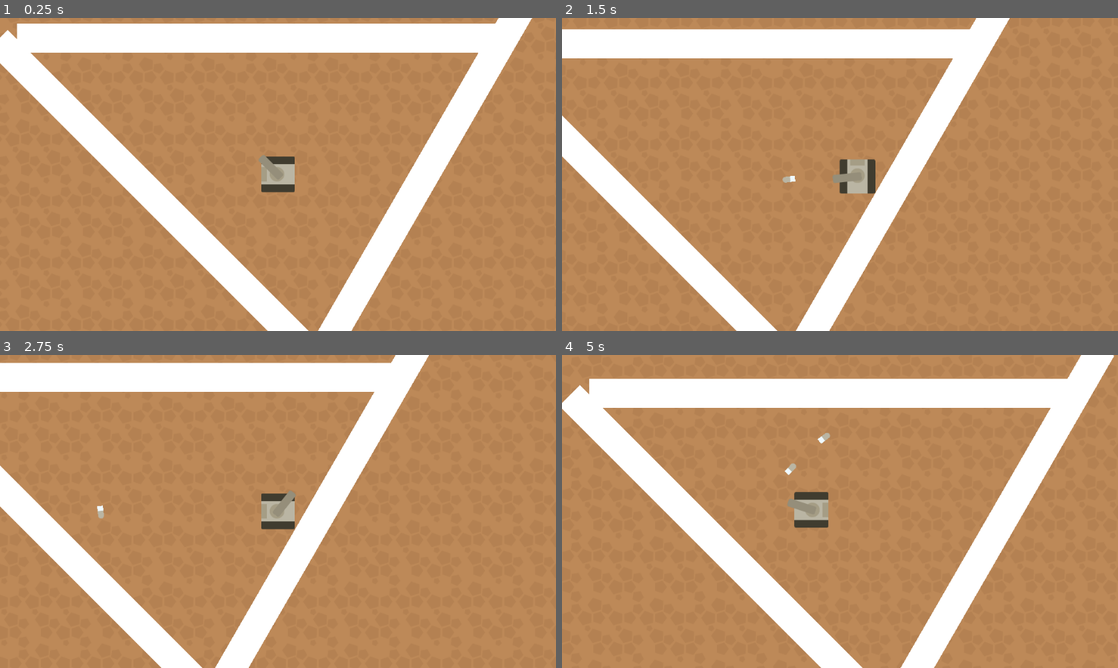
Above: before the commit, frames 1-4 (two rows, left to right).
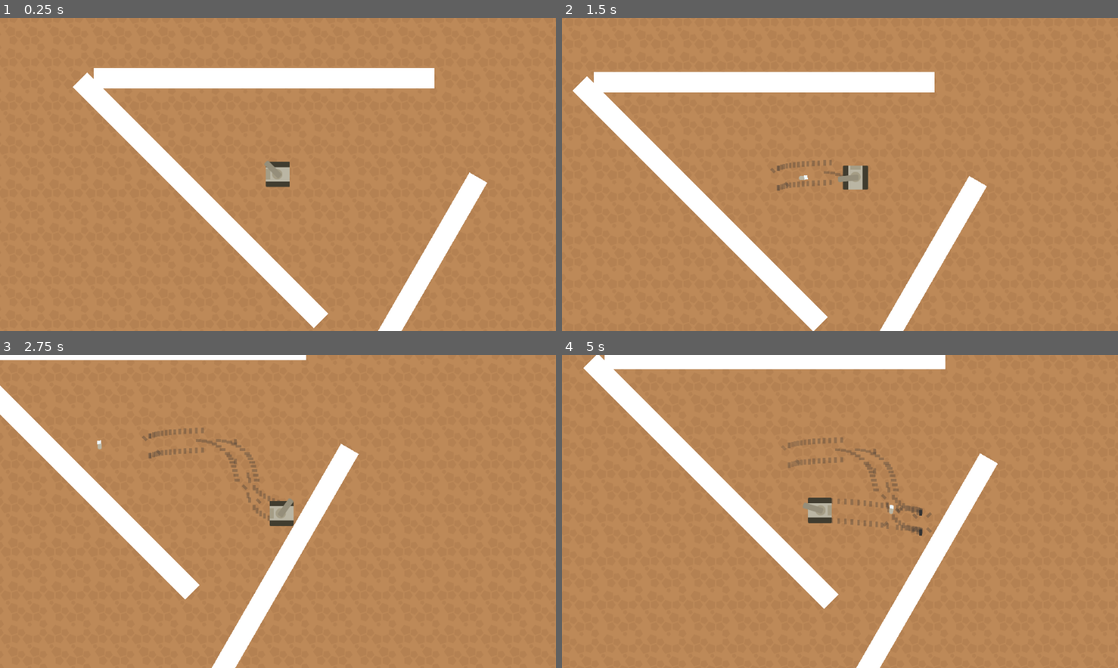
Above: after the commit, the same moments.

Repository: Mrdarx444/Tanks-War-Demo
Game: Godot game, scene res://Game/Main/world.tscn
Two runs of this game, one before a commit and one after it. Both use one fixed random seed, a clock stepped at 60 frames per second and the inputs below.
Inputs (mouse positions are in pixels of both pictures, inside the frame that each line leads up to):
- Up to frame 1 (0.25 s): no input
- Up to frame 2 (1.5 s): tap Enter at 0.5 s; move the mouse to (962, 158) at 0.52 s; hold D (right) 0.53-1.28 s; tap W (top) at 0.6 s; move the mouse to (728, 190) at 1.27 s; hold S (down) from 1.28 s (still down); click (728, 190) at 1.35 s
- Up to frame 3 (2.75 s): tap W (top) at 1.55, 2.1 s; move the mouse to (333, 442) at 2.02 s; release S (down) at 2.03 s; hold D (right) from 2.03 s (still down)
- Up to frame 4 (5 s): move the mouse to (812, 574) at 2.77 s; tap W (top) at 2.85, 3.8, 4.35 s; move the mouse to (1006, 558) at 3.52 s; release D (right) at 3.53 s; hold A (left) from 3.53 s (still down); click (1006, 558) at 3.6 s; move the mouse to (673, 464) at 4.27 s

The runs differ from the first frame. In frame 1, 32% of the frame differs, in the area x 0-96%, y 0-100%; in frame 2, 28%; in frame 3, 20%; in frame 4, 31%.

Commit message:
Create primitive tracks effect

Diff:
--- a/Game/Main/world.tscn
+++ b/Game/Main/world.tscn
@@ -15,6 +15,9 @@
 texture = ExtResource("1_epeik")
 region_enabled = true
 region_rect = Rect2(-2099.4653, -1052.7998, 4414.7026, 2268.4243)
+
+[node name="Traks" type="Node2D" parent="." unique_id=2123624490]
+unique_name_in_owner = true
 
 [node name="ProjectilesContainer" type="Node2D" parent="." unique_id=1743180687]
 unique_name_in_owner = true
@@ -51,14 +54,14 @@
 
 [node name="Wall3" type="ColorRect" parent="Walls" unique_id=607360839]
 custom_minimum_size = Vector2(1000, 60)
-offset_left = 1086.9615
-offset_top = -47.999996
-offset_right = 2086.9614
-offset_bottom = 12.000004
+offset_left = 1153.9617
+offset_top = 336.0
+offset_right = 2153.9617
+offset_bottom = 396.0
 rotation = 2.0943952
 
 [node name="Collision3" type="CollisionShape2D" parent="Walls" unique_id=266508100]
-position = Vector2(810.9615, 370)
+position = Vector2(877.96155, 754)
 rotation = 2.0943952
 scale = Vector2(0.99999994, 0.99999994)
 shape = SubResource("RectangleShape2D_xqici")
--- a/Game/Tank/tank.tscn
+++ b/Game/Tank/tank.tscn
@@ -3,6 +3,7 @@
 [ext_resource type="Texture2D" uid="uid://dqqpyhwhyvpkt" path="res://Assets/Tanks/tankBeige.png" id="1_2gvc0"]
 [ext_resource type="Script" uid="uid://eocejwm25832" path="res://Game/Tank/tank.gd" id="1_m2anm"]
 [ext_resource type="Texture2D" uid="uid://bg358cu83gebk" path="res://Assets/Tanks/barrelBeige.png" id="3_m2anm"]
+[ext_resource type="Script" uid="uid://dvx5r4c5v1wlw" path="res://Game/Tank/tracks_spowner.gd" id="4_aejcn"]
 
 [sub_resource type="RectangleShape2D" id="RectangleShape2D_m2anm"]
 size = Vector2(70, 74.5)
@@ -33,6 +34,11 @@
 debug_color = Color(0, 0.6, 0.69803923, 0)
 
 [node name="Camera" type="Camera2D" parent="." unique_id=746216031]
-zoom = Vector2(0.85, 0.85)
+zoom = Vector2(0.6, 0.6)
 position_smoothing_enabled = true
 position_smoothing_speed = 6.0
+
+[node name="TracksSpowner" type="Node2D" parent="." unique_id=1503997300]
+script = ExtResource("4_aejcn")
+
+[node name="DelayTimer" type="Timer" parent="TracksSpowner" unique_id=672293851]
--- /dev/null
+++ b/Game/Tank/tracks.gd
@@ -0,0 +1,5 @@
+extends Sprite2D
+
+func _ready() -> void:
+	await get_tree().create_timer(4).timeout
+	create_tween().tween_property(self, "modulate:a", 0.0, 1.0)
--- /dev/null
+++ b/Game/Tank/tracks.tscn
@@ -0,0 +1,10 @@
+[gd_scene format=3 uid="uid://cyrpfu7eiu34f"]
+
+[ext_resource type="Texture2D" uid="uid://do43vir427sap" path="res://Assets/Tanks/tracksSmall.png" id="1_b8yw6"]
+[ext_resource type="Script" uid="uid://lu3jlgob6uju" path="res://Game/Tank/tracks.gd" id="2_wr2jt"]
+
+[node name="TracksSmall" type="Sprite2D" unique_id=1864262816]
+rotation = -1.5707964
+texture = ExtResource("1_b8yw6")
+vframes = 12
+script = ExtResource("2_wr2jt")
--- /dev/null
+++ b/Game/Tank/tracks_spowner.gd
@@ -0,0 +1,19 @@
+extends Node2D
+
+const TRACKS = preload("uid://cyrpfu7eiu34f")
+
+@onready var delay_timer: Timer = $DelayTimer
+
+@export var delay_time: float = 0.03
+
+func _ready() -> void:
+	delay_timer.wait_time = delay_time
+	delay_timer.one_shot = true
+
+func _process(delta: float) -> void:
+	if owner.velocity and delay_timer.is_stopped():
+		var track: Sprite2D = TRACKS.instantiate()
+		track.global_position = owner.global_position
+		track.global_rotation = owner.direction.angle() + PI/2
+		owner.get_parent().get_node("Traks").add_child(track)
+		delay_timer.start()
Not shown, added: Game/Tank/tracks.gd.uid
Not shown, added: Game/Tank/tracks_spowner.gd.uid
